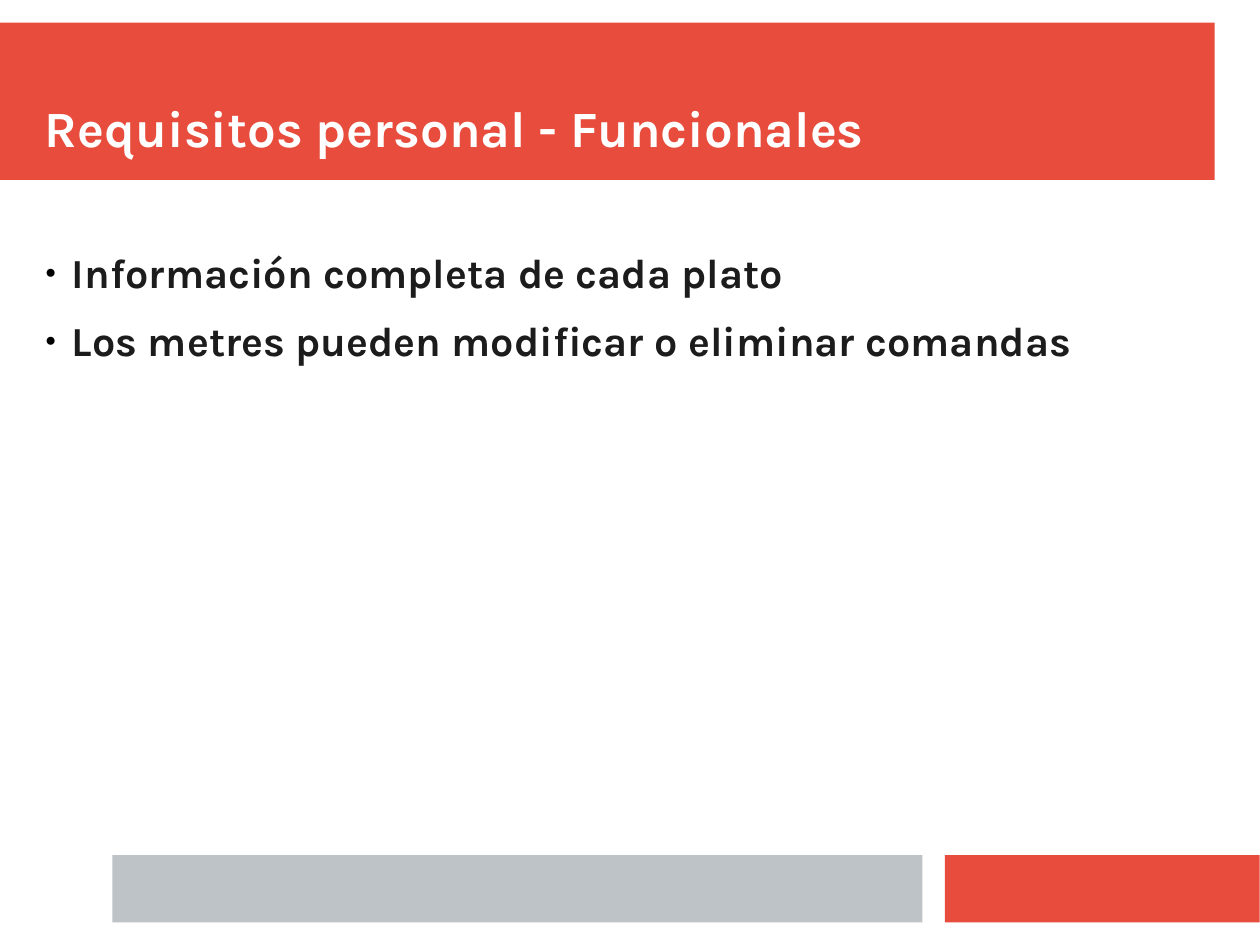
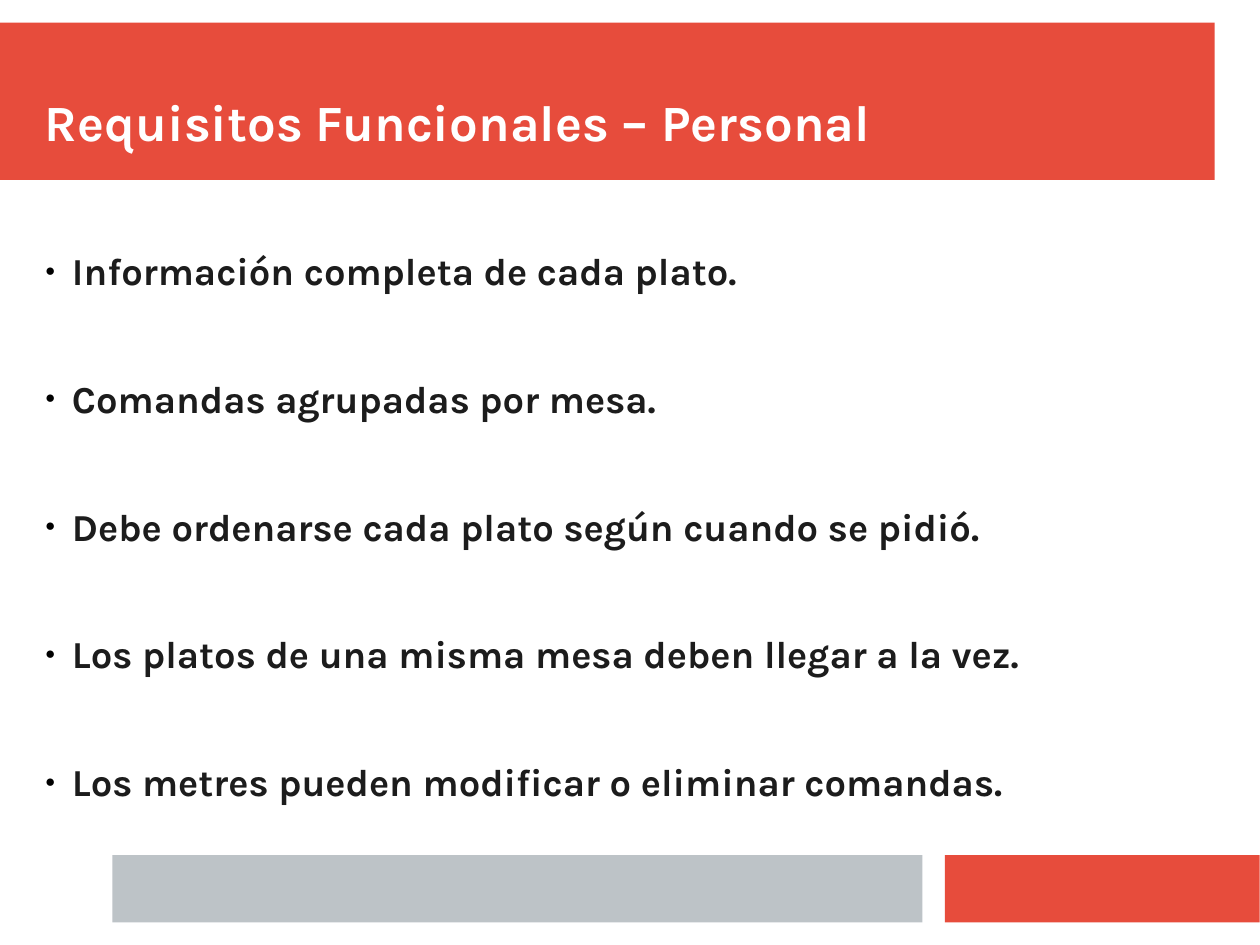
Before and after one commit to Juanba1998/APP-Restaurante, a slide deck: slide 11 of Material/Presentación/Presentacion Final (incompleta).pptx (slide 5 before the commit). Drawn at 1260x945 pixels with LibreOffice and Linux fonts; fonts in the diff are those of the drawing. Boxes give left, top, right and bottom in pixels: in the first picture for what was removed or moved away, otherwise in the second. Text is boxed around its words. In the diff, an @@ line names an element or a change of style, - is before the commit and + after.

```diff
--- a/Material/Presentación/Presentacion Final (incompleta).pptx
+++ b/Material/Presentación/Presentacion Final (incompleta).pptx
@@ text at bbox=[45, 105, 870, 153]: text changed @@
-Requisitos personal - Funcionales
+Requisitos Funcionales – Personal
@@ text at bbox=[72, 255, 1019, 805]: text changed; size 26 to 24 pt @@
-● Información completa de cada plato
-● Los metres pueden modificar o eliminar comandas
+● Información completa de cada plato.
+● Comandas agrupadas por mesa.
+● Debe ordenarse cada plato según cuando se pidió.
+● Los platos de una misma mesa deben llegar a la vez.
+● Los metres pueden modificar o eliminar comandas.
```
Also in this commit, not shown: 10 other slides changed, 6 slides added, 10 slides removed.
